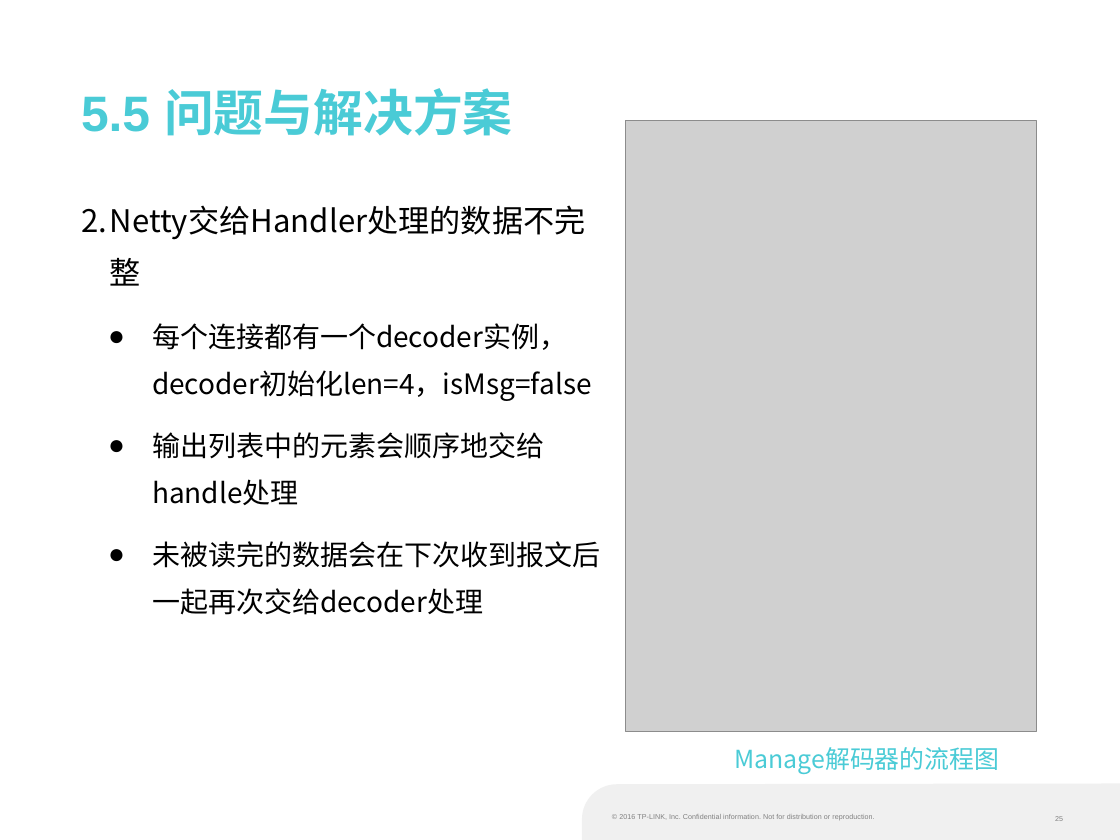
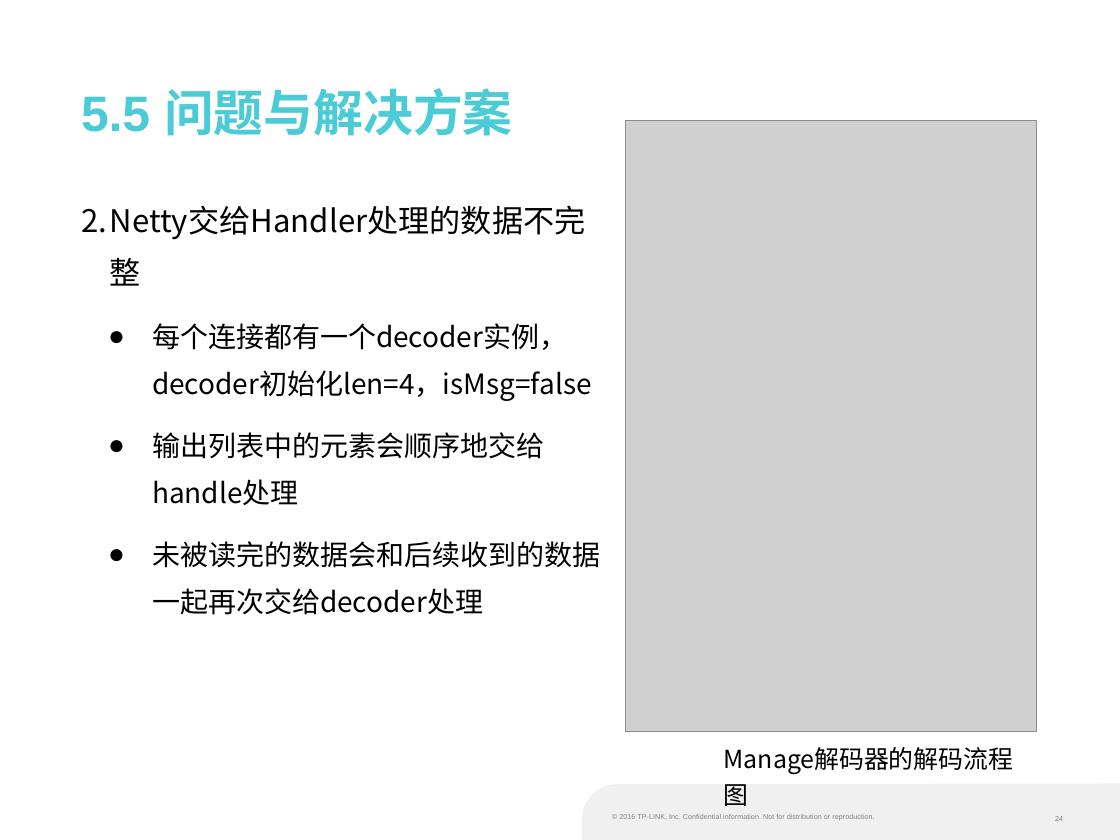
Before and after one commit to liufangri/eapsimulator, a slide deck: slide 24 of docs/培训课题/W10582孙晓宇.pptx (slide 25 before the commit). Drawn at 1120x840 pixels with LibreOffice and Linux fonts; fonts in the diff are those of the drawing; grey boxes stand for pictures; background and template pictures are left out. Boxes give left, top, right and bottom in pixels: in the first picture for what was removed or moved away, otherwise in the second. Text is boxed around its words. In the diff, an @@ line names an element or a change of style, - is before the commit and + after.

```diff
--- a/docs/培训课题/W10582孙晓宇.pptx
+++ b/docs/培训课题/W10582孙晓宇.pptx
@@ text at <box>152,541,600,615</box>: text changed @@
-  ● 未被读完的数据会在下次收到报文后一起再次交给decoder处理
+  ● 未被读完的数据会和后续收到的数据一起再次交给decoder处理
@@ text at <box>735,747,999,774</box>: text changed; text colour #4ACBD6 to #000000 @@
-Manage解码器的流程图
+Manage解码器的解码流程图
```
Also in this commit, not shown: 11 other slides changed, 1 slide removed, 9 other files.
